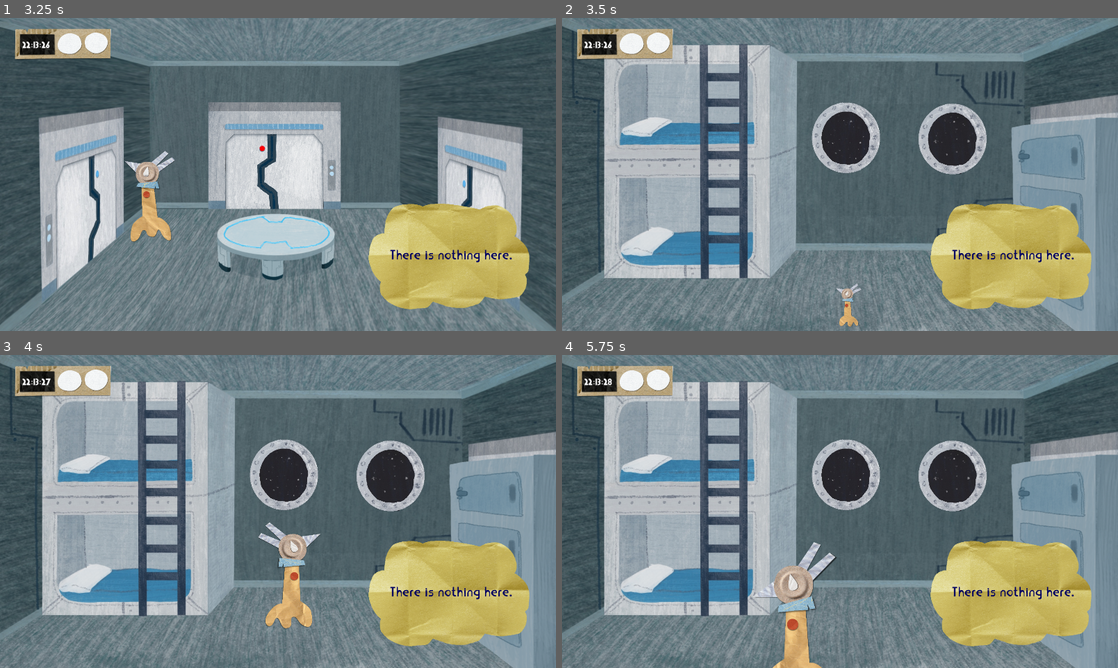
Above: before the commit, frames 1-4 (two rows, left to right).
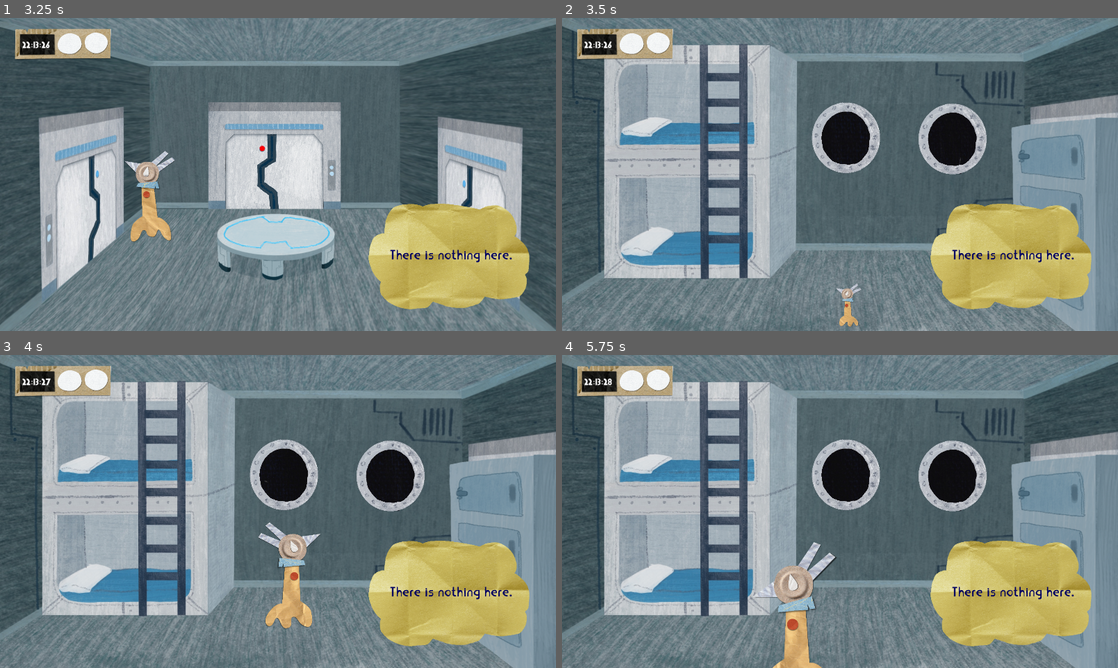
Above: after the commit, the same moments.

Repository: ZaninAndrea/shovel-jam-25
Game: Godot game, scene res://scenes/menu/main_menu.tscn
Same seed, same stepped clock (60 frames per second), same inputs: the game is played once before the commit and once after it.
Inputs:
- Up to frame 1 (3.25 s): click "PLAY" at 0.5 s; tap Enter at 1.25 s; hold E (push) 1.28-2.03 s; hold Up (ui_up) 1.28-2.78 s; tap 1 (select_slot_1) at 2.1 s; hold Left (ui_left) from 2.78 s (still down); hold E (push) from 2.78 s (still down)
- Up to frame 2 (3.5 s): keep holding Left (ui_left); keep holding E (push)
- Up to frame 3 (4 s): keep holding Left (ui_left); release E (push) at 3.53 s; tap 1 (select_slot_1) at 3.6 s
- Up to frame 4 (5.75 s): release Left (ui_left) at 4.28 s; hold Down (ui_down) 4.28-5.03 s; hold E (push) 4.28-5.03 s; hold Right (ui_right) from 5.03 s (still down); tap 1 (select_slot_1) at 5.1 s

Frame 1 is identical in both runs. In frame 2, 1.6% of the frame differs, in the area x 46-75%, y 30-48%; in frame 3, 1.6%; in frame 4, 1.9%.

Commit message:
Aggiunto cielo animato nelle cuccette

Diff:
--- a/scenes/rooms/cuccette/cuccette.tscn
+++ b/scenes/rooms/cuccette/cuccette.tscn
@@ -1,9 +1,14 @@
-[gd_scene load_steps=5 format=3 uid="uid://bo07dld0sfo1r"]
+[gd_scene load_steps=8 format=3 uid="uid://bo07dld0sfo1r"]
 
 [ext_resource type="Script" uid="uid://ecdea1s3ran8" path="res://scripts/components/room.gd" id="1_g8m8x"]
-[ext_resource type="Texture2D" uid="uid://by67qbq7x2oad" path="res://assets/sprites/rooms/Stanza C_1920x1080.jpg" id="2_3e5rd"]
+[ext_resource type="Shader" uid="uid://b52soagb1spsk" path="res://scenes/rooms/cuccette/scroll.gdshader" id="2_qqkyw"]
+[ext_resource type="Texture2D" uid="uid://b1oc6mmvt5jfg" path="res://assets/sprites/CON STELLE GRANDI_in loop.jpg" id="3_nakql"]
+[ext_resource type="Texture2D" uid="uid://ikjiibwr1666" path="res://assets/sprites/rooms/Stanza C_1920x1080_no_cielo.png" id="3_qqkyw"]
 [ext_resource type="PackedScene" uid="uid://nvkcrxp1kued" path="res://scenes/objects/wall.tscn" id="3_x472f"]
 [ext_resource type="PackedScene" uid="uid://ccccyck8raxp2" path="res://scenes/objects/crate/crate.tscn" id="4_3e5rd"]
+
+[sub_resource type="ShaderMaterial" id="ShaderMaterial_nakql"]
+shader = ExtResource("2_qqkyw")
 
 [node name="Cuccette" type="Node2D"]
 y_sort_enabled = true
@@ -14,11 +19,19 @@
 top_position = 0.3
 movement_rotation = 4.71239
 
+[node name="BackgroundCielo" type="Sprite2D" parent="."]
+z_index = -1
+texture_repeat = 2
+material = SubResource("ShaderMaterial_nakql")
+position = Vector2(1969, 128)
+rotation = 4.71239
+texture = ExtResource("3_nakql")
+
 [node name="StanzaB1920x1080" type="Sprite2D" parent="."]
 z_index = -1
 y_sort_enabled = true
 position = Vector2(960, 540)
-texture = ExtResource("2_3e5rd")
+texture = ExtResource("3_qqkyw")
 
 [node name="Walls" type="Node2D" parent="."]
 visible = false
--- /dev/null
+++ b/scenes/rooms/cuccette/scroll.gdshader
@@ -0,0 +1,5 @@
+shader_type canvas_item;
+
+void vertex() {
+	UV.y += -TIME * 0.5;
+}
Binary file added: assets/sprites/rooms/Stanza C_1920x1080_no_cielo.png
Not shown, added: assets/sprites/rooms/Stanza C_1920x1080_no_cielo.png.import
Not shown, added: scenes/rooms/cuccette/scroll.gdshader.uid
